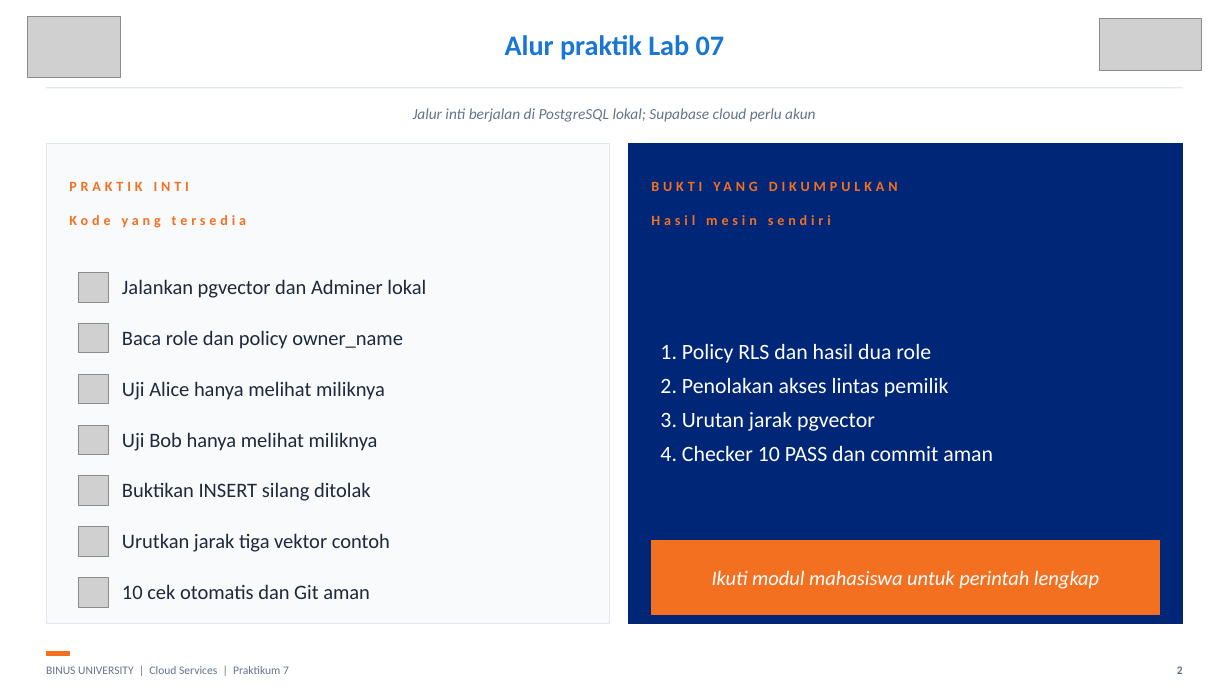
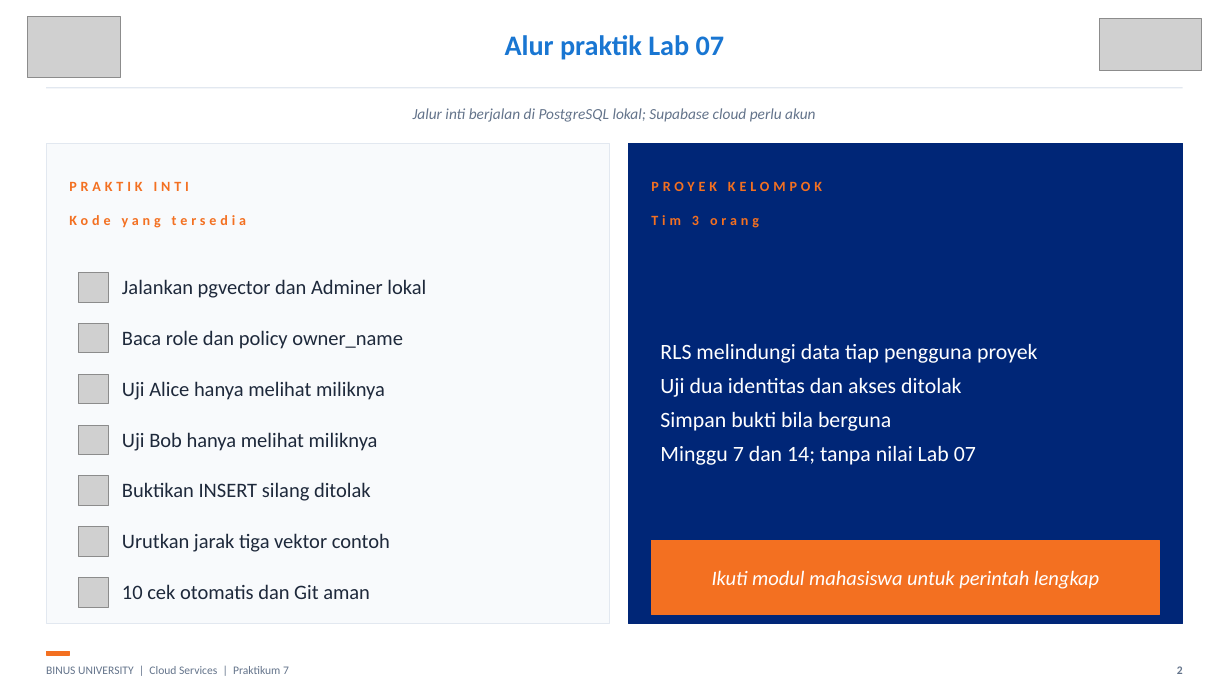
Before and after one commit to SeedFlora/meet7CloudService, a slide deck: slide 2 of slides/LAB07_RLS_pgvector_Bukti_Live.pptx. Drawn at 1232x693 pixels with LibreOffice and Linux fonts; fonts in the diff are those of the drawing; grey boxes stand for pictures. Boxes give left, top, right and bottom in pixels: in the first picture for what was removed or moved away, otherwise in the second. Text is boxed around its words. In the diff, an @@ line names an element or a change of style, - is before the commit and + after.

Commit message:
Align Lab 07 with group project and publish revised theory/practical slides

```diff
--- a/slides/LAB07_RLS_pgvector_Bukti_Live.pptx
+++ b/slides/LAB07_RLS_pgvector_Bukti_Live.pptx
@@ text at [651,181,822,228]: text changed @@
-BUKTI YANG DIKUMPULKAN
-Hasil mesin sendiri
+PROYEK KELOMPOK
+Tim 3 orang
@@ text at [660,344,1038,465]: text changed @@
-1. Policy RLS dan hasil dua role
-2. Penolakan akses lintas pemilik
-3. Urutan jarak pgvector
-4. Checker 10 PASS dan commit aman
+RLS melindungi data tiap pengguna proyek
+Uji dua identitas dan akses ditolak
+Simpan bukti bila berguna
+Minggu 7 dan 14; tanpa nilai Lab 07
```
Also in this commit, not shown: 7 other files.
